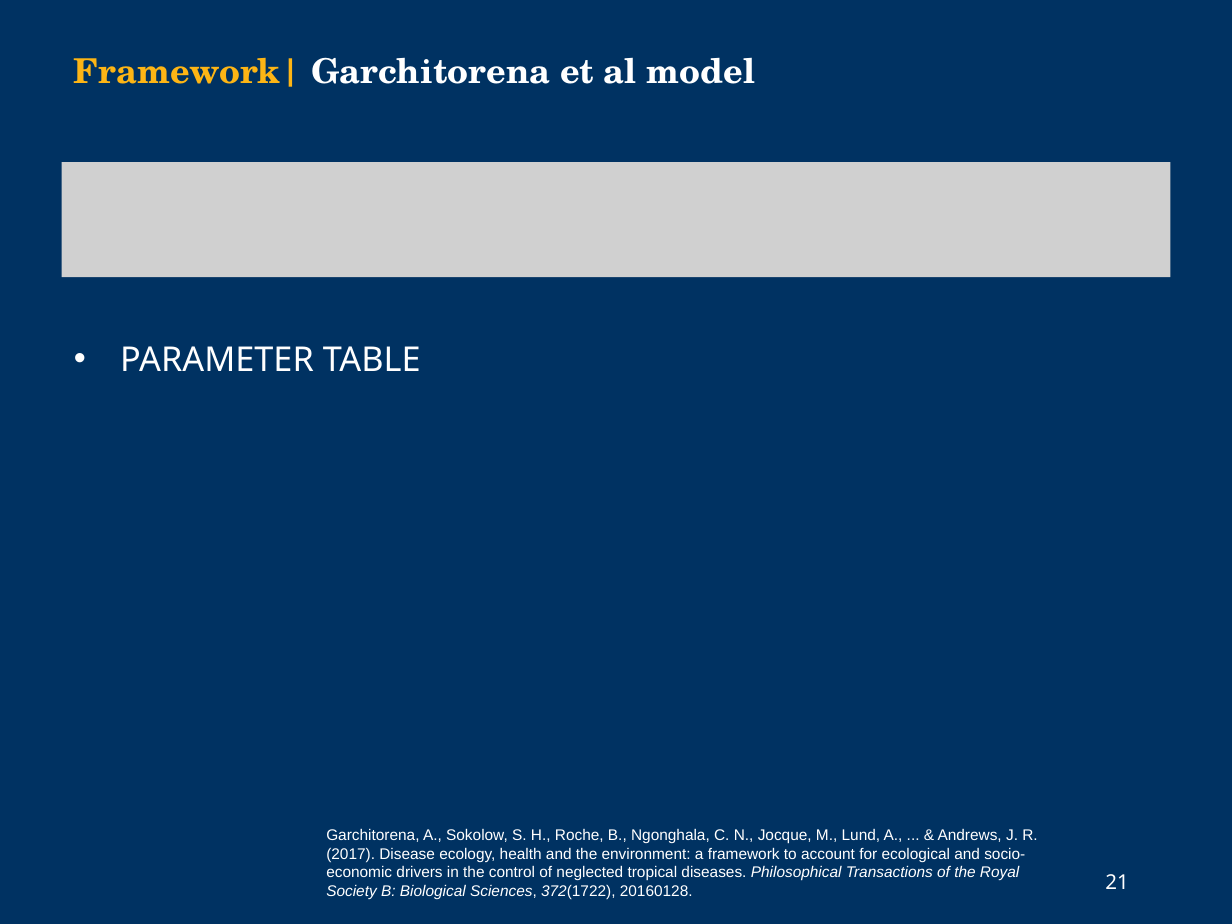
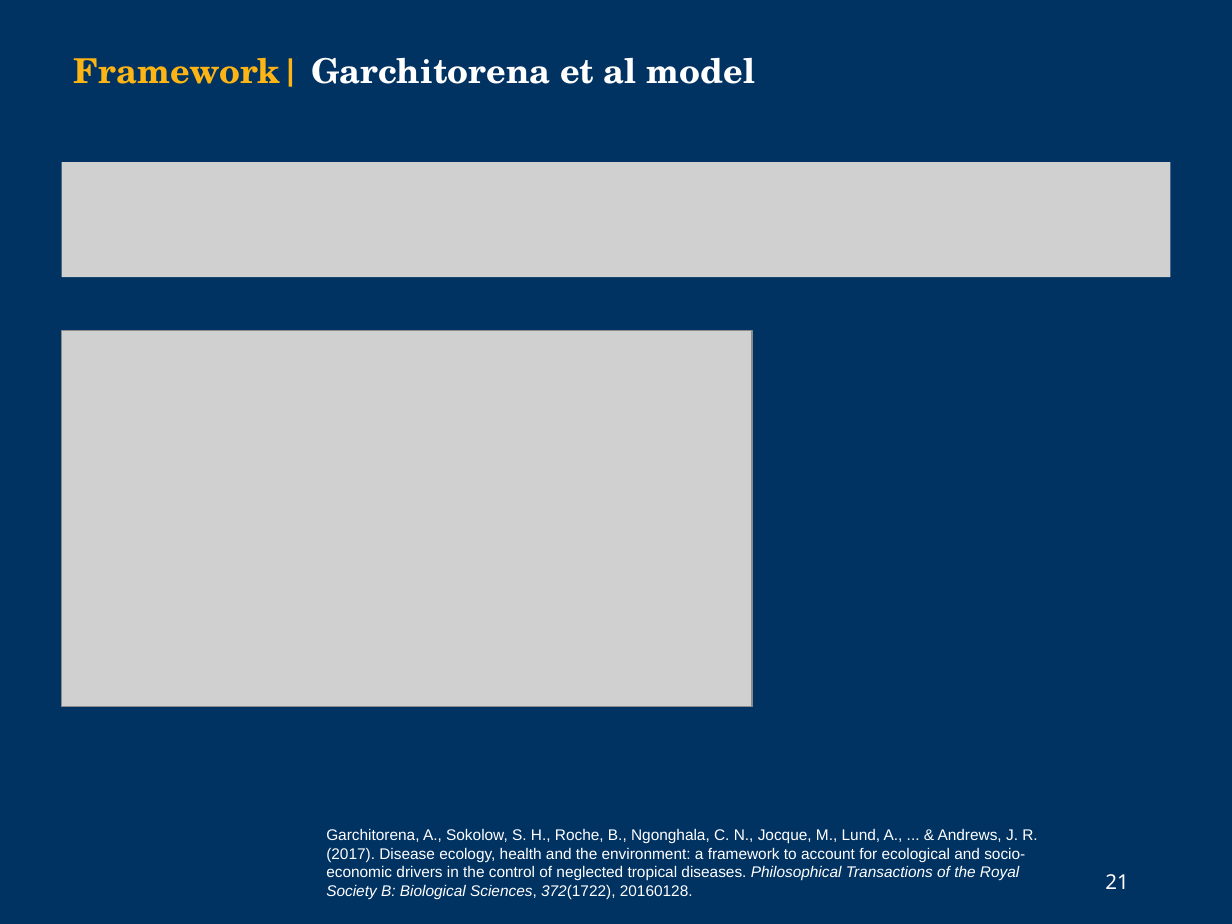
Before and after one commit to cmhoove14/DDNTD, a slide deck: slide 21 of Other/NIMBioS_2019.pptx. Drawn at 1232x924 pixels with LibreOffice and Linux fonts; fonts in the diff are those of the drawing; grey boxes stand for pictures; background and template pictures are left out. Boxes give left, top, right and bottom in pixels: in the first picture for what was removed or moved away, otherwise in the second. Text is boxed around its words. In the diff, an @@ line names an element or a change of style, - is before the commit and + after.

```diff
--- a/Other/NIMBioS_2019.pptx
+++ b/Other/NIMBioS_2019.pptx
@@ picture added at <box>62,330,752,706</box> @@
@@ text removed at <box>120,346,421,371</box> @@
-• PARAMETER TABLE
```
Also in this commit, not shown: 5 other slides changed, 36 other files.
